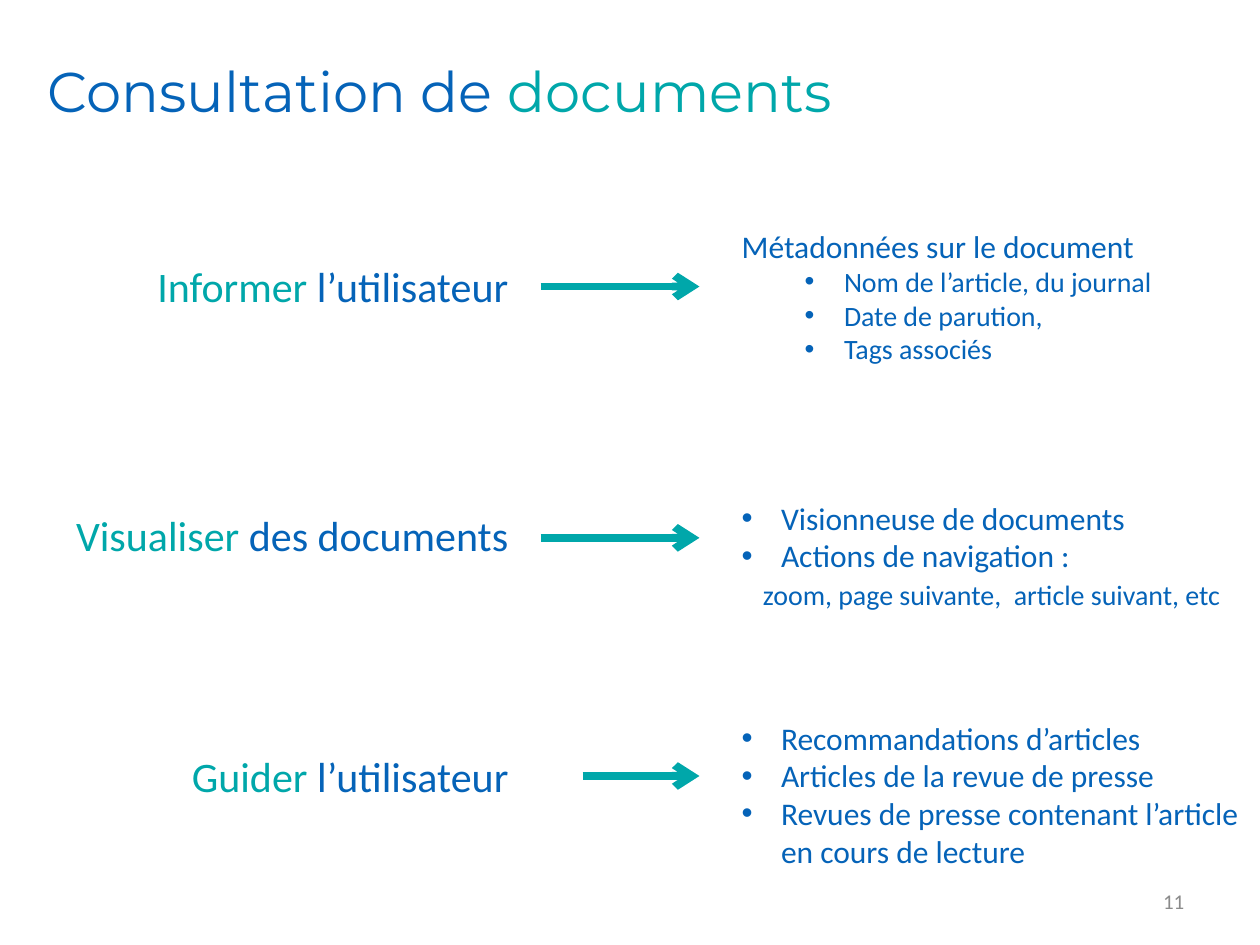
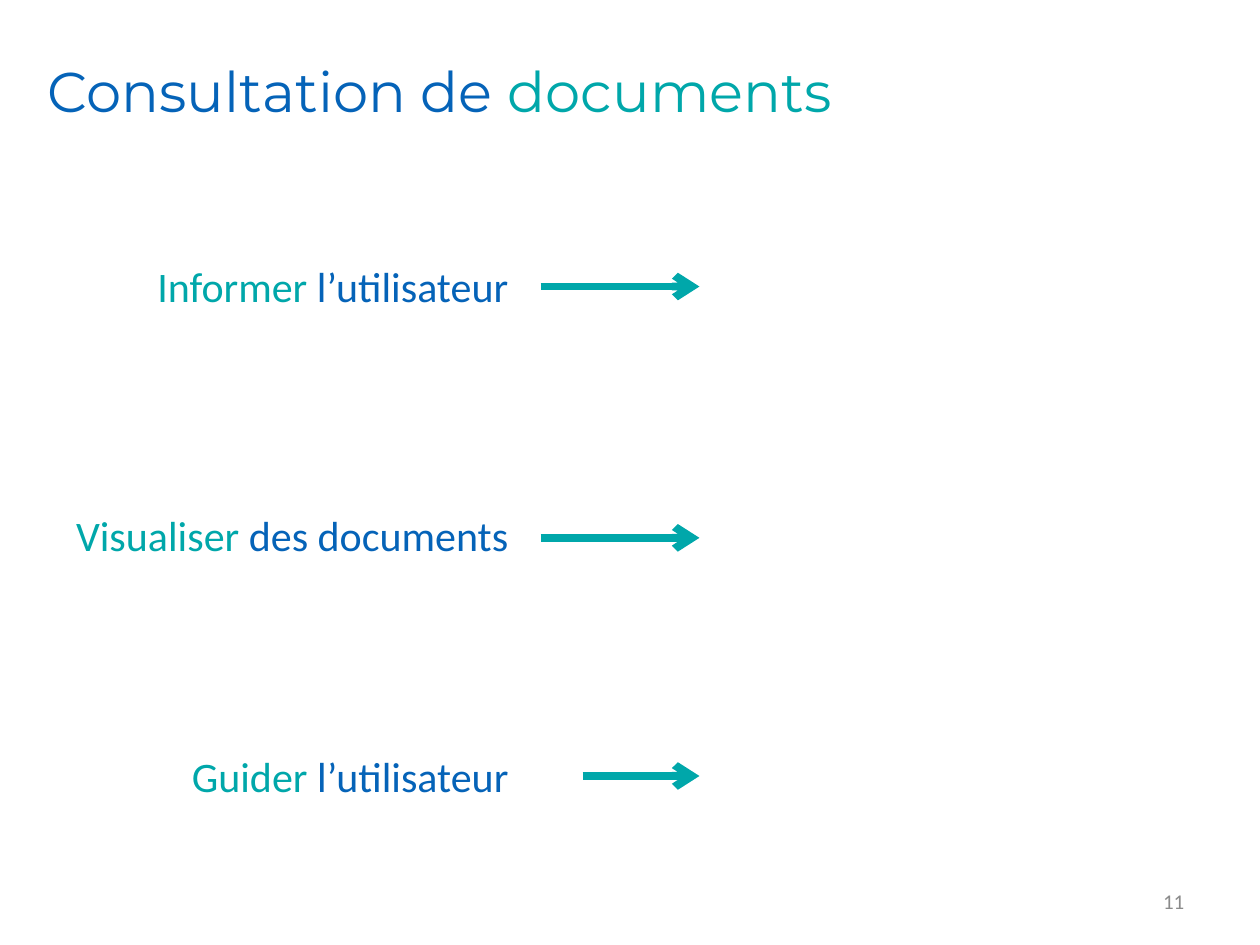
Before and after one commit to Romcol/Gutemberg-rapports, a slide deck: slide 11 of defense/1_project/powerpoint.pptx. Drawn at 1260x945 pixels with LibreOffice and Linux fonts; fonts in the diff are those of the drawing; background and template pictures are left out. Boxes give left, top, right and bottom in pixels: in the first picture for what was removed or moved away, otherwise in the second. Text is boxed around its words. In the diff, an @@ line names an element or a change of style, - is before the commit and + after.

Commit message:
update ppt

```diff
--- a/defense/1_project/powerpoint.pptx
+++ b/defense/1_project/powerpoint.pptx
@@ text removed at box(742, 236, 1151, 364) @@
-Métadonnées sur le document
-  • Nom de l’article, du journal
-  • Date de parution,
-  • Tags associés
@@ text removed at box(763, 508, 1220, 610) @@
-• Visionneuse de documents
-• Actions de navigation :
-zoom, page suivante, article suivant, etc
@@ text removed at box(781, 728, 1238, 864) @@
-• Recommandations d’articles
-• Articles de la revue de presse
-• Revues de presse contenant l’article en cours de lecture
```
Also in this commit, not shown: 7 other slides changed.
